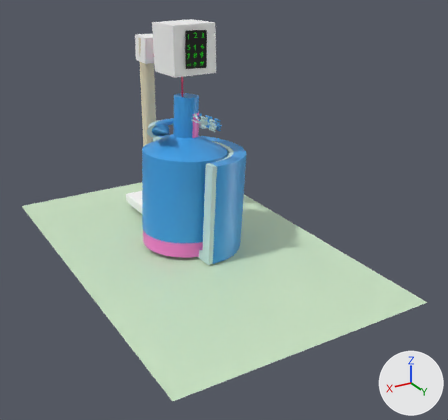
Renders of the glTF model src/assignment_v4.gltf from each side of a commit.
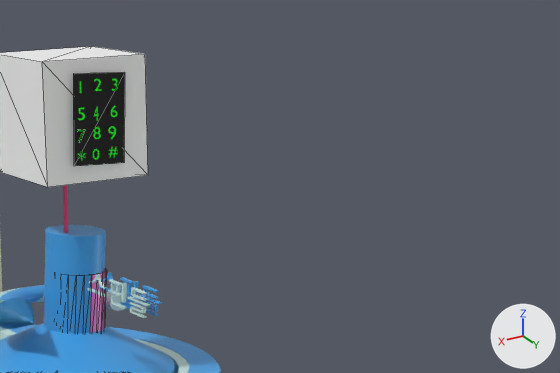
Each version appears first whole from a 50 mm camera at (56.8, 107.8, 40.3) aimed at (-3.2, 7.9, -9.7), and next in a close-up on the part from 35% to 86% of the width and 0% to 37% of the height. Arrows for +X, +Y and +Z are at lower right; the lights stay in place. The close-ups show mesh edges as thin lines. Where no turn or scale is listed for an object, it has been applied to the vertices.

The first close-up shows 'Cube.viscometer', 'Panel.number', 'Viscometer v1.004', 'Viscometer.container', 'Viscometer.container-cover'.
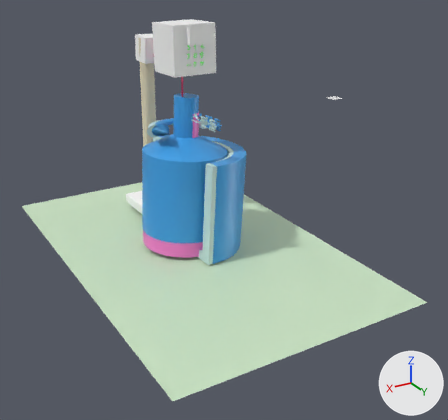
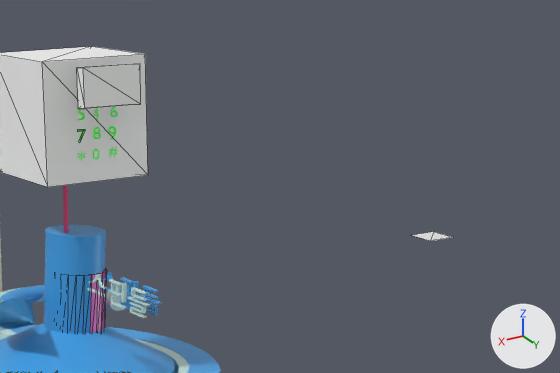
What differs and where, as boxes (x1, y1, x2, y2) in the close-ups (560 x 373 px):
'Panel.number', recoloured, moved, turned, rescaled
    before: (73, 72, 125, 166)
    after: (412, 232, 453, 241)
'Plane.number', added
    after: (77, 64, 141, 109)

What changed in the scene script:
```text
Add mat_material_038:
    mat_material_038 = principled_material('Material.038')
    mat_material_038.base_color = (1.0, 1.0, 1.0)  # white #ffffff
    mat_material_038.roughness = 0.4
Change me_plane:
    where me_plane.from_pydata(...)  # 4 vertices, 2 faces; spans x -1.0..1.0, y -1.0..1.0, z 0.0
    remove me_plane.materials.append(mat_material_010)  # black #000000
Add me_cube_010:
    me_cube_010.from_pydata([(-2.51, 1.31, -0.82), (-2.45, 1.33, 2.25), (-2.52, 2.35, -0.69), (-2.46, 2.38, 2.38), (2.5, 1.31, -0.79), (2.56, 1.34, 2.28), (2.49, 2.36, -0.66), (2.55, 2.38, 2.41)], [], [(0, 1, 3), (0, 3, 2), (2, 3, 7), (2, 7, 6), (6, 7, 5), (6, 5, 4), (4, 5, 1), (4, 1, 0), (2, 6, 4), (2, 4, 0), (7, 3, 1), (7, 1, 5)])
    me_cube_010.materials.append(mat_material_038)  # white #ffffff
Change ob_panel_number:
    ob_panel_number.rotation_euler: (-1.539, -0.0435, 0.0433) -> (0.0, 0.0, 0.0)  # degrees (-88, -2.5, 2.5) -> degrees (0, 0, 0)
    ob_panel_number.scale: (2.36, 3.53, 2.37) -> (1.0, 1.0, 1.0)
    ob_panel_number.location: (-1.13, 0.9, 21.57) -> (-10.02, 31.23, 17.14)
Add ob_plane_number:
    ob_plane_number = bpy.data.objects.new('Plane.number', me_cube_010)
    ob_plane_number.location = (-1.13, 0.82, 23.52)
```
